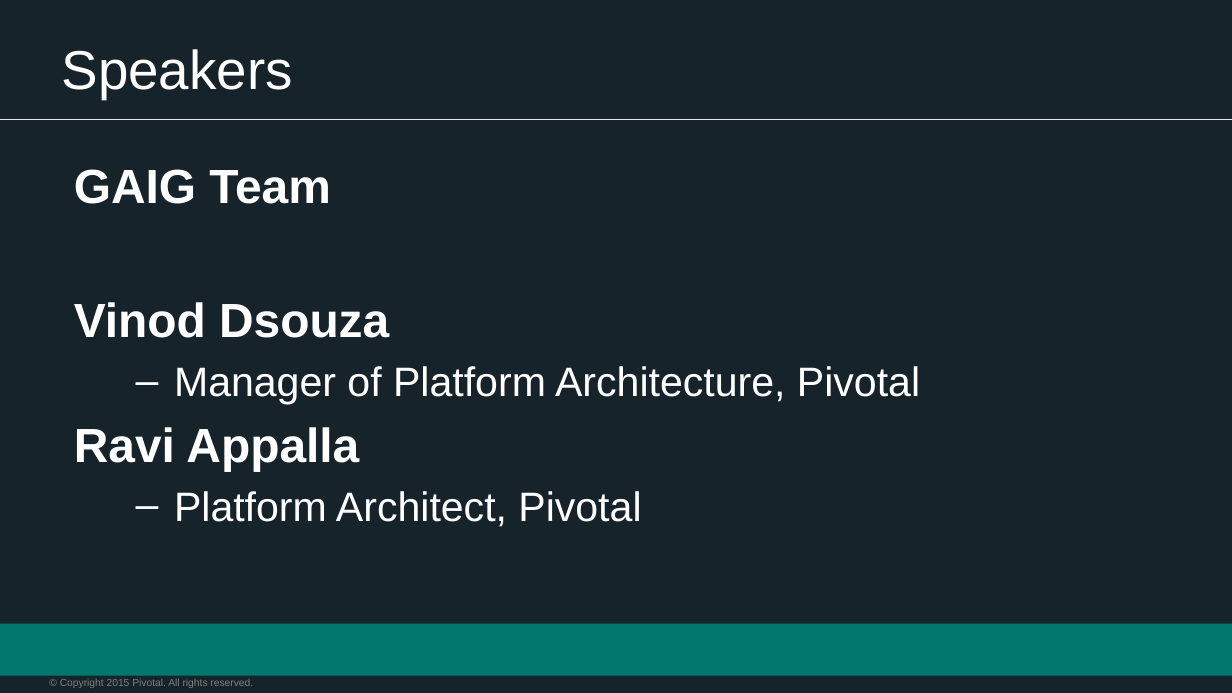
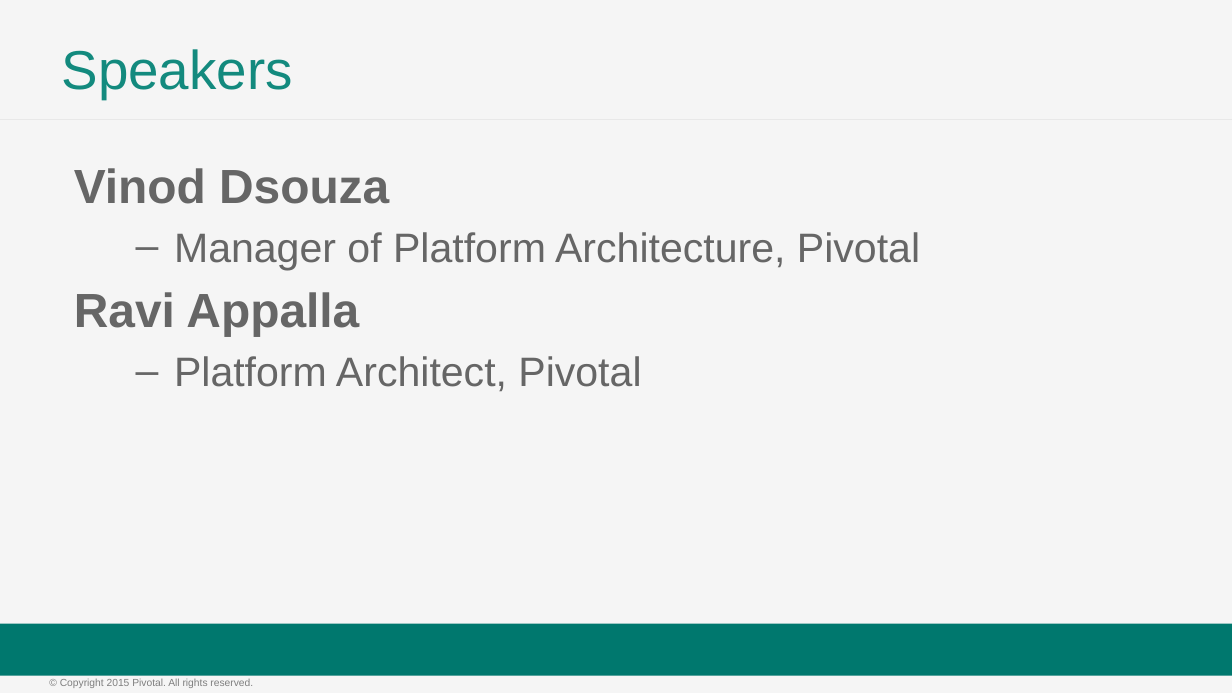
Before and after one commit to appalrpivotal/PCF-Workshop-ESI, a slide deck: slide 4 of presentations/1-Workshop_Kickoff.pptx. Drawn at 1232x693 pixels with LibreOffice and Linux fonts; fonts in the diff are those of the drawing; background and template pictures are left out. Boxes give left, top, right and bottom in pixels: in the first picture for what was removed or moved away, otherwise in the second. Text is boxed around its words. In the diff, an @@ line names an element or a change of style, - is before the commit and + after.

Commit message:
Changing the Background of Slides

```diff
--- a/presentations/1-Workshop_Kickoff.pptx
+++ b/presentations/1-Workshop_Kickoff.pptx
@@ background #17232A to #F5F5F5 @@
@@ title "Speakers" at box(62, 49, 293, 99): text colour #FFFFFF to #138A7E @@
@@ text "Vinod Dsouza" at box(74, 168, 920, 391): text colour #FFFFFF to #666666 @@
@@ text at box(74, 169, 331, 204): paragraph removed @@
-GAIG Team
@@ text "© Copyright 2015 Pivotal. All ..." at box(60, 679, 253, 688): text colour #808080 to #7F7F7F @@
```
Also in this commit, not shown: 6 other slides changed, 1 slide added, 2 slides removed, 5 other files.
